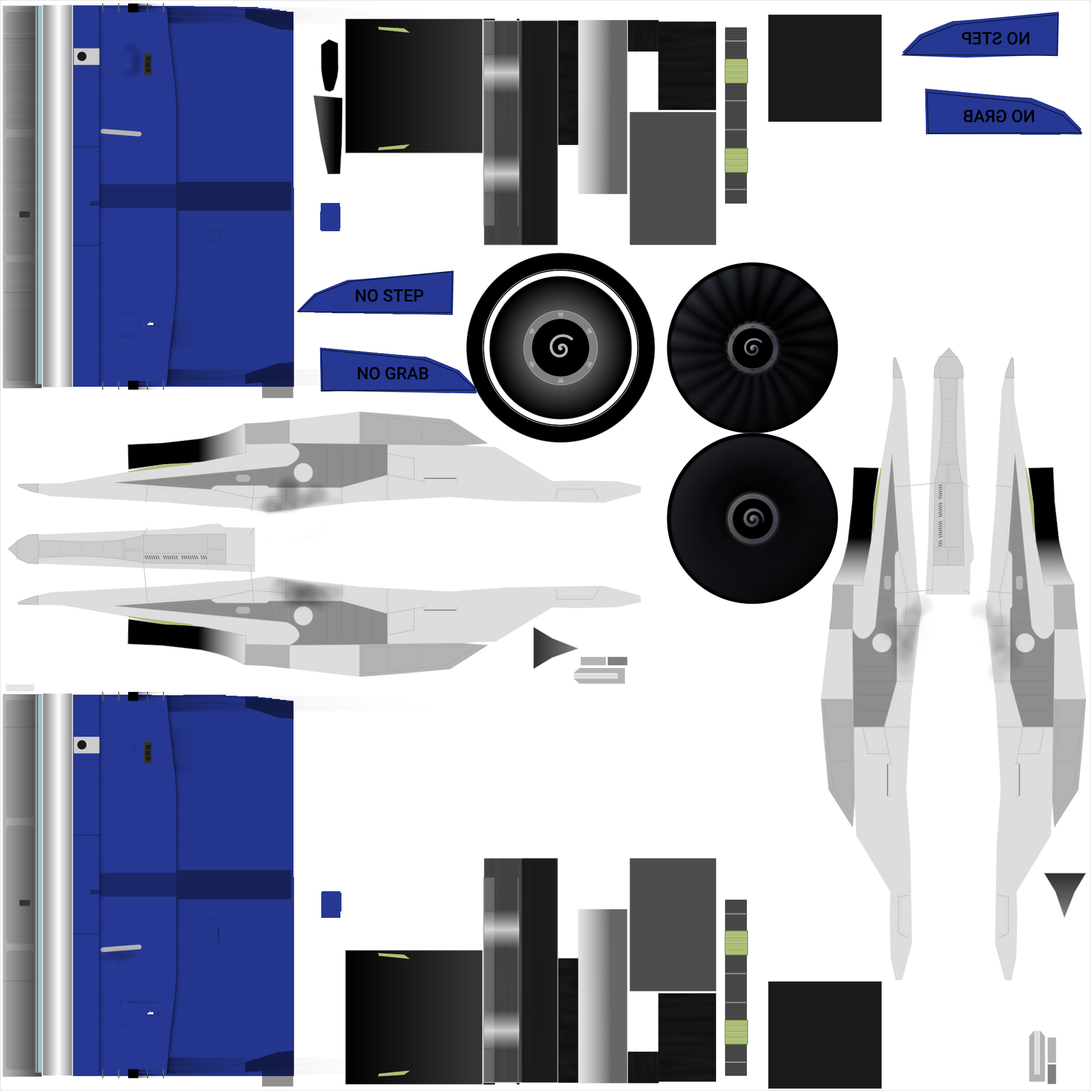
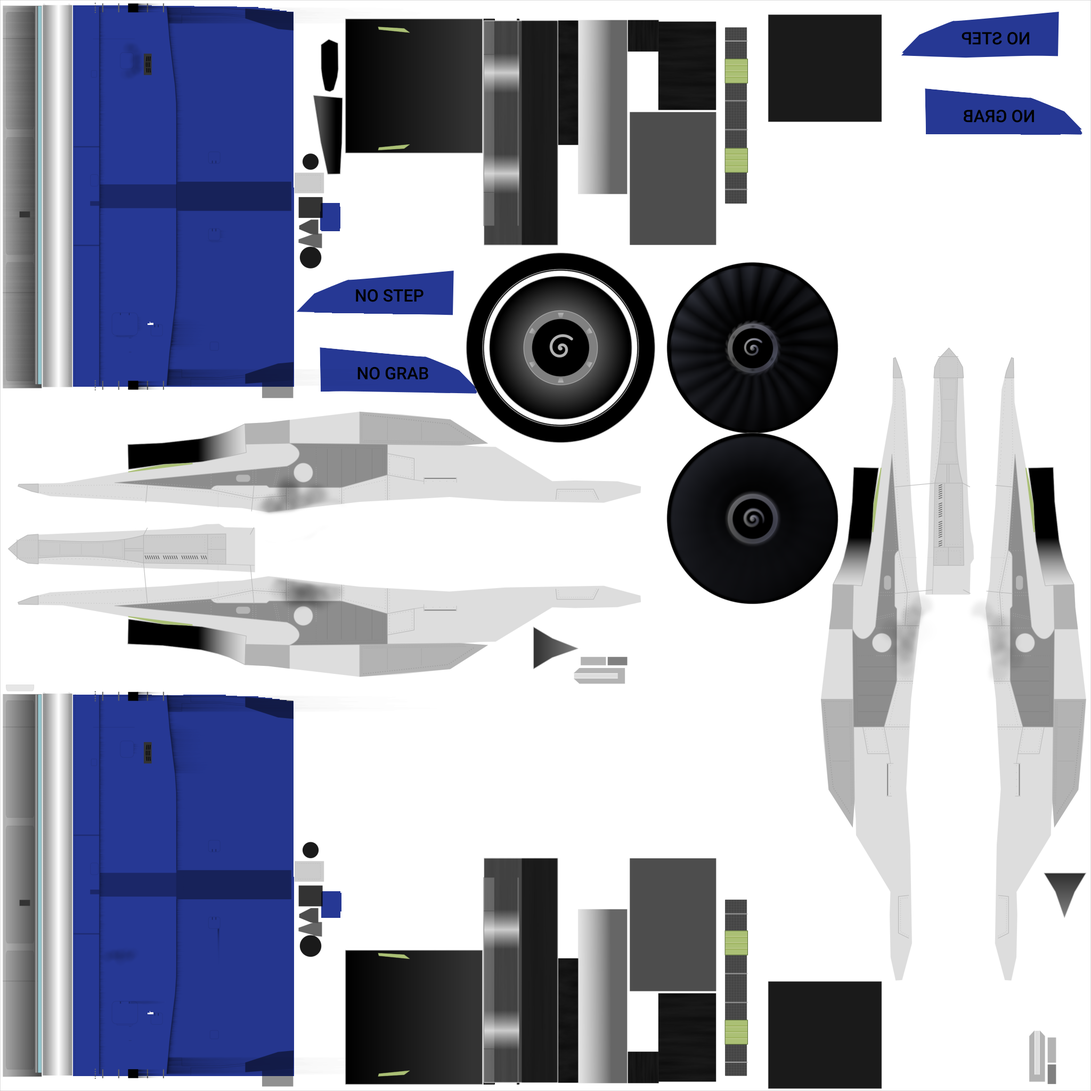
The second (1091, 1091) image is a revision of the first. Changes to its layers:
painted on "Other" over [73, 2, 165, 1080]
painted on "Engine Elements" over [2, 3, 1087, 1090]
